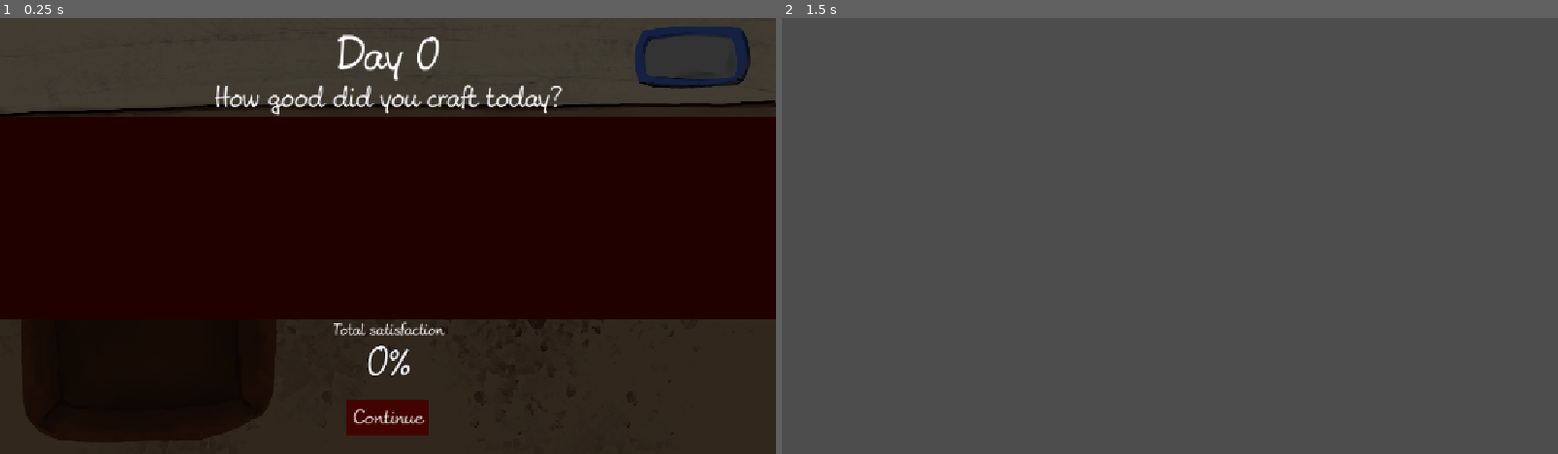
Above: before the commit, frames 1-2 (left to right).
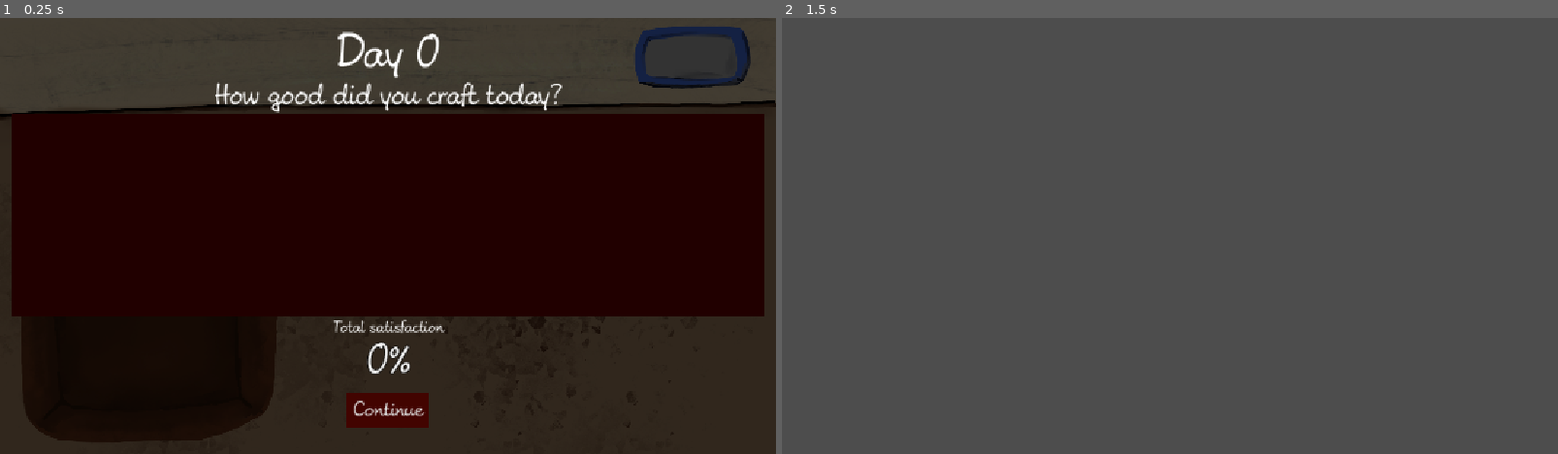
Above: after the commit, the same moments.

Repository: KIT-GameJam/Firework-Craft
Game: Godot game, scene res://ui/screens/day-over-screen/day_over_screen.tscn
The game is run twice, just before and just after one commit, with the same random seed, the same clock (stepped at 60 frames per second) and the same inputs. This scene is started directly instead of the project's main scene.
Inputs (mouse positions are in pixels of both pictures, inside the frame that each line leads up to):
- Up to frame 1 (0.25 s): no input
- Up to frame 2 (1.5 s): click "Continue" at 0.5 s; tap Enter at 1.25 s; move the mouse to (1340, 214) at 1.27 s; hold D (move_right) from 1.28 s (still down); click (1340, 214) at 1.42 s

The runs differ from the first frame. In frame 1, 4.9% of the frame differs, in the area x 0-100%, y 3-96%; in frame 2, nothing differs.

Commit message:
fix: fix

Diff:
--- a/ui/screens/day-over-screen/day_over_screen.gd
+++ b/ui/screens/day-over-screen/day_over_screen.gd
@@ -1,9 +1,9 @@
 extends Control
 
-var level_nr: int
-@onready var title : Label = $VBoxContainer/Title
-@onready var progress_bar : ProgressBar = $VBoxContainer/ProgressBar
-@onready var stats_list : ItemList = $VBoxContainer/ItemList
+var level_nr: int = 0
+@onready var title : Label = $MarginContainer/VBoxContainer/Title
+@onready var progress_bar : ProgressBar = $MarginContainer/VBoxContainer/ProgressBar
+@onready var stats_list : ItemList = $MarginContainer/VBoxContainer/ItemList
 var total_satisfaction : int = 0
 var level_stats : Array[Level.CustomerStats] = []
 signal select_level_1
--- a/ui/screens/day-over-screen/day_over_screen.tscn
+++ b/ui/screens/day-over-screen/day_over_screen.tscn
@@ -25,25 +25,26 @@
 texture = ExtResource("3_wgr8u")
 expand_mode = 1
 
-[node name="VBoxContainer" type="VBoxContainer" parent="."]
-layout_mode = 1
-anchors_preset = 15
-anchor_right = 1.0
-anchor_bottom = 1.0
-grow_horizontal = 2
-grow_vertical = 2
+[node name="MarginContainer" type="MarginContainer" parent="."]
+layout_mode = 0
+offset_right = 1152.0
+offset_bottom = 16.0
+theme_override_constants/margin_left = 16
+theme_override_constants/margin_top = 16
+theme_override_constants/margin_right = 16
+theme_override_constants/margin_bottom = 16
 
-[node name="MarginContainer" type="MarginContainer" parent="VBoxContainer"]
+[node name="VBoxContainer" type="VBoxContainer" parent="MarginContainer"]
 layout_mode = 2
 
-[node name="Title" type="Label" parent="VBoxContainer"]
+[node name="Title" type="Label" parent="MarginContainer/VBoxContainer"]
 layout_mode = 2
 theme = ExtResource("1_nk6t1")
 theme_type_variation = &"HeaderLarge"
 text = "Day 1"
 horizontal_alignment = 1
 
-[node name="Label" type="Label" parent="VBoxContainer"]
+[node name="Label" type="Label" parent="MarginContainer/VBoxContainer"]
 custom_minimum_size = Vector2(0, 20)
 layout_mode = 2
 size_flags_vertical = 1
@@ -52,36 +53,31 @@
 text = "How good did you craft today?"
 horizontal_alignment = 1
 
-[node name="ItemList" type="ItemList" parent="VBoxContainer"]
+[node name="ItemList" type="ItemList" parent="MarginContainer/VBoxContainer"]
 custom_minimum_size = Vector2(0, 300)
 layout_mode = 2
 theme = ExtResource("1_nk6t1")
 
-[node name="BarTitle" type="Label" parent="VBoxContainer"]
+[node name="BarTitle" type="Label" parent="MarginContainer/VBoxContainer"]
 layout_mode = 2
 theme = ExtResource("1_nk6t1")
 theme_type_variation = &"HeaderSmall"
 text = "Total satisfaction"
 horizontal_alignment = 1
 
-[node name="ProgressBar" type="ProgressBar" parent="VBoxContainer"]
+[node name="ProgressBar" type="ProgressBar" parent="MarginContainer/VBoxContainer"]
 layout_mode = 2
 theme = ExtResource("1_nk6t1")
 step = 1.0
 
-[node name="MarginContainer4" type="MarginContainer" parent="VBoxContainer"]
+[node name="MarginContainer4" type="MarginContainer" parent="MarginContainer/VBoxContainer"]
 layout_mode = 2
 
-[node name="Button" type="Button" parent="VBoxContainer"]
+[node name="Button" type="Button" parent="MarginContainer/VBoxContainer"]
 layout_mode = 2
 size_flags_horizontal = 4
 size_flags_vertical = 6
-theme = ExtResource("1_nk6t1")
 theme_type_variation = &"FlatButton"
 text = "Continue"
 
-[node name="MarginContainer3" type="MarginContainer" parent="VBoxContainer"]
-layout_mode = 2
-theme_override_constants/margin_bottom = 16
-
-[connection signal="pressed" from="VBoxContainer/Button" to="." method="_on_button_pressed"]
+[connection signal="pressed" from="MarginContainer/VBoxContainer/Button" to="." method="_on_button_pressed"]
--- a/ui/themes/your_theme.tres
+++ b/ui/themes/your_theme.tres
@@ -5,6 +5,10 @@
 
 [sub_resource type="StyleBoxFlat" id="StyleBoxFlat_ge066"]
 bg_color = Color(0.3882353, 0.015686275, 0, 1)
+expand_margin_left = 8.0
+expand_margin_top = 8.0
+expand_margin_right = 8.0
+expand_margin_bottom = 8.0
 
 [sub_resource type="StyleBoxFlat" id="StyleBoxFlat_prsbj"]
 bg_color = Color(0.25882354, 0.015686275, 0, 1)
@@ -39,8 +43,11 @@
 Button/colors/font_focus_color = Color(1, 1, 1, 1)
 Button/font_sizes/font_size = 25
 FlatButton/colors/icon_hover_color = Color(0, 0, 0, 1)
+FlatButton/styles/focus = SubResource("StyleBoxFlat_ge066")
 FlatButton/styles/hover = SubResource("StyleBoxFlat_ge066")
+FlatButton/styles/hover_pressed = SubResource("StyleBoxFlat_ge066")
 FlatButton/styles/normal = SubResource("StyleBoxFlat_prsbj")
+FlatButton/styles/pressed = SubResource("StyleBoxFlat_ge066")
 HeaderLarge/font_sizes/font_size = 56
 HeaderLarge/fonts/font = ExtResource("1_ge066")
 HeaderMedium/font_sizes/font_size = 35
